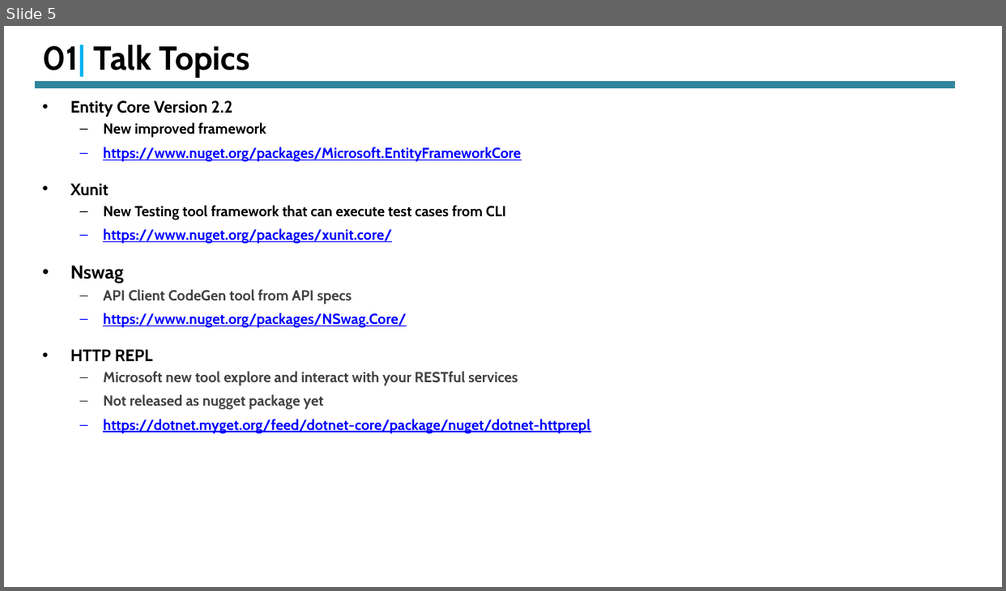
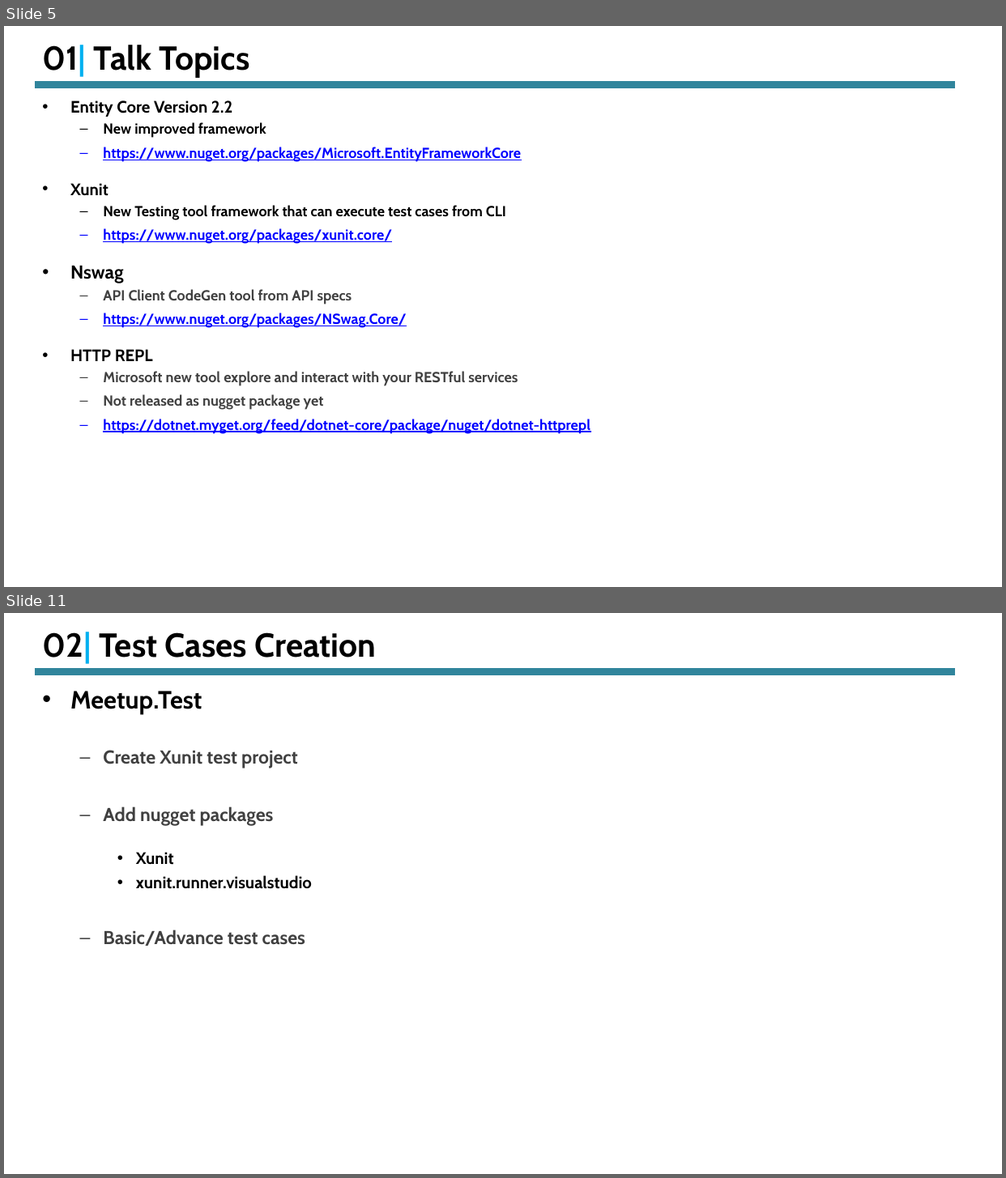
Before and after one commit to vkg-mca/Meetup, a slide deck: End-To-End Rapid API Development With DotNet Core .pptx. Shown one above the other, each under a label of ours: slide 5 before the commit, slides 5 and 11 after it; the slides between them are not shown. The pictures are 1006x591 and 1006x1178 pixels, drawn with LibreOffice and Linux fonts; fonts in the diff are those of the drawing. Boxes give left, top, right and bottom in pixels: in the first picture for what was removed or moved away, otherwise in the second. Text is boxed around its words. In the diff, an @@ line names an element or a change of style, - is before the commit and + after.

```diff
--- a/End-To-End Rapid API Development With DotNet Core .pptx
+++ b/End-To-End Rapid API Development With DotNet Core .pptx
@@ slide 11 added at (4, 613, 1002, 1174), background #FFFFFF @@
@@ title added at (43, 632, 376, 664), 32 pt, text #000000, bold @@
+02| Test Cases Creation
@@ line added from (35, 671) to (955, 671), #31859C 6.5 pt @@
@@ text added at (70, 691, 312, 946), 18 pt, text #404040, bold @@
+• Meetup.Test
+  – Create Xunit test project
+  – Add nugget packages
+    • Xunit
+    • xunit.runner.visualstudio
+  – Basic/Advance test cases
```
Also in this commit, not shown: 7 slides changed, 4 other slides added, 1 slide removed.
